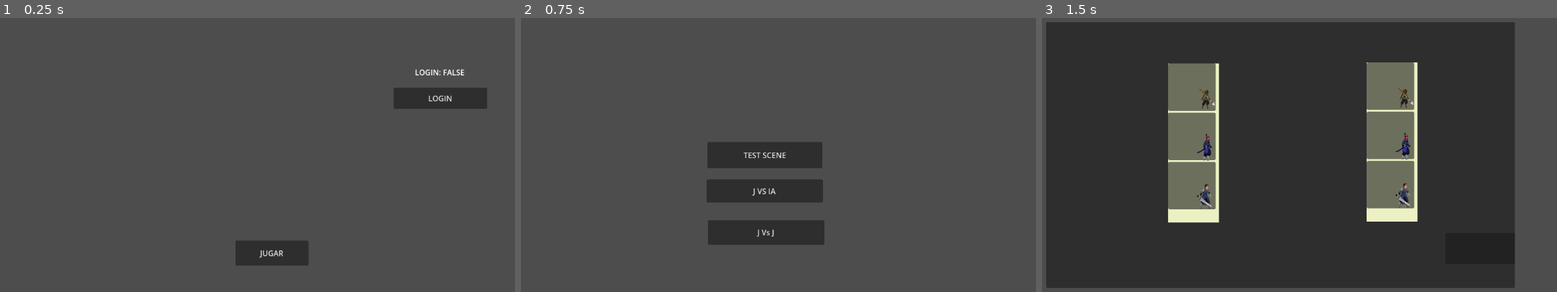
Above: before the commit, frames 1-3 (left to right).
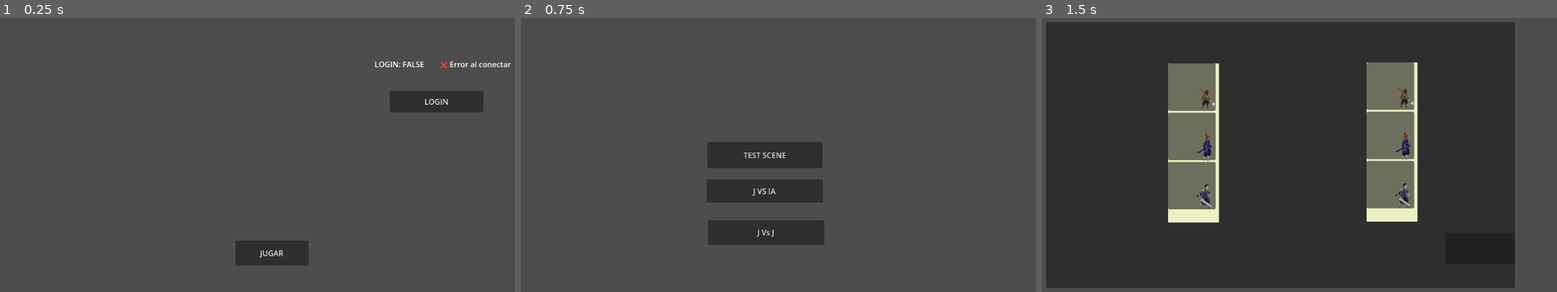
Above: after the commit, the same moments.

Repository: Juanmiinsti/Proyecto-Final
Game: Godot game, scene res://Myassets/Scenes/MainScene/Mainscene.tscn
Same seed, same stepped clock (60 frames per second), same inputs: the game is played once before the commit and once after it.
Inputs:
- Up to frame 1 (0.25 s): no input
- Up to frame 2 (0.75 s): click "JUGAR" at 0.5 s
- Up to frame 3 (1.5 s): click "J Vs J" at 1.25 s

The runs differ from the first frame. In frame 1, 1.0% of the frame differs, in the area x 72-100%, y 15-35%; in frame 2, nothing differs; in frame 3, nothing differs.

Commit message:
Registro de Usuarios en Godot
primeros registros en godot

Diff:
--- a/FightBall/fightball/Myassets/Scenes/MainScene/Mainscene.tscn
+++ b/FightBall/fightball/Myassets/Scenes/MainScene/Mainscene.tscn
@@ -13,17 +13,24 @@
 text = "JUGAR"
 
 [node name="Button2" type="Button" parent="."]
-offset_left = 860.0
-offset_top = 156.0
-offset_right = 1057.0
-offset_bottom = 201.0
+offset_left = 852.0
+offset_top = 163.0
+offset_right = 1049.0
+offset_bottom = 208.0
 text = "LOGIN"
 
+[node name="apiEstatus" type="Label" parent="."]
+offset_left = 958.0
+offset_top = 95.0
+offset_right = 1109.0
+offset_bottom = 123.0
+text = "CONNECTED: FALSE"
+
 [node name="Label" type="Label" parent="."]
-offset_left = 905.0
-offset_top = 112.0
-offset_right = 1022.0
-offset_bottom = 140.0
+offset_left = 820.0
+offset_top = 95.0
+offset_right = 937.0
+offset_bottom = 123.0
 text = "LOGIN: FALSE"
 
 [node name="Camera2D" type="Camera2D" parent="."]
--- a/FightBall/fightball/Myassets/Scenes/MainScene/mainscene.gd
+++ b/FightBall/fightball/Myassets/Scenes/MainScene/mainscene.gd
@@ -4,7 +4,7 @@
 var go_to_RegisterScene=preload("res://Myassets/Scenes/RegisterAndLogin/register.tscn")
 # Called when the node enters the scene tree for the first time.
 func _ready() -> void:
-	pass
+	checkApiStatus()
 
 
 # Called every frame. 'delta' is the elapsed time since the previous frame.
@@ -18,3 +18,21 @@
 
 func _on_button_2_pressed() -> void:
 	get_tree().change_scene_to_packed(go_to_RegisterScene)
+
+
+func checkApiStatus():
+	var http = HTTPRequest.new()
+	add_child(http)
+
+	# Conectar para manejar la respuesta
+	http.connect("request_completed", Callable(self, "_on_ping_response"))
+
+	# Podés usar un endpoint simple tipo `/ping` o `/status`
+	var url = "https://localhost:8080/api/ping"
+	var error = http.request(url)
+	print(error)
+	if error != OK or error==0:
+		print("Error al hacer ping a la API:", error)
+		$apiEstatus.text = "❌ Error al conectar"
+	else:
+		$apiEstatus.text = "Conectado"
--- a/FightBall/fightball/Myassets/Scenes/RegisterAndLogin/register.gd
+++ b/FightBall/fightball/Myassets/Scenes/RegisterAndLogin/register.gd
@@ -27,4 +27,5 @@
 
 func _on_button_pressed() -> void:
 	if checkEdits() and checkPassword():
-		pass
+		print('enviando usuarios')
+		PlayerInfo.registerUser($Username.text,$Password.text)
--- a/FightBall/fightball/Myassets/Scenes/RegisterAndLogin/register.tscn
+++ b/FightBall/fightball/Myassets/Scenes/RegisterAndLogin/register.tscn
@@ -7,6 +7,10 @@
 anchors_preset = 15
 anchor_right = 1.0
 anchor_bottom = 1.0
+offset_left = 3.0
+offset_top = -2.0
+offset_right = 3.0
+offset_bottom = -2.0
 grow_horizontal = 2
 grow_vertical = 2
 script = ExtResource("1_p3rvw")
@@ -19,12 +23,14 @@
 offset_bottom = 148.0
 
 [node name="Password" type="TextEdit" parent="."]
+layout_mode = 0
 offset_left = 103.0
 offset_top = 164.0
 offset_right = 315.0
 offset_bottom = 219.0
 
 [node name="ConfirmPassword" type="TextEdit" parent="."]
+layout_mode = 0
 offset_left = 103.0
 offset_top = 238.0
 offset_right = 315.0
@@ -45,4 +51,7 @@
 offset_bottom = 55.0
 text = "REGISTER"
 
+[node name="Camera2D" type="Camera2D" parent="."]
+position = Vector2(240, 204)
+
 [connection signal="pressed" from="Button" to="." method="_on_button_pressed"]
--- a/FightBall/fightball/PlayerInfo.gd
+++ b/FightBall/fightball/PlayerInfo.gd
@@ -12,3 +12,25 @@
 # Called every frame. 'delta' is the elapsed time since the previous frame.
 func _process(delta: float) -> void:
 	pass
+
+
+func registerUser(username: String, password: String) -> void:
+	var http = HTTPRequest.new()
+	add_child(http)
+
+	# Conectamos la señal para saber si se completó
+	http.connect("request_completed", Callable(self, "_on_register_request_completed"))
+
+	var url = "http://localhost:8080/api/user"  # <-- Cambiá esto por la URL real
+
+	var headers = ["Content-Type: application/json"]
+	var body = {
+		"name": username,
+		"password": password
+	}
+	var json_body = JSON.stringify(body)
+
+	var error = http.request(url, headers, HTTPClient.METHOD_POST, json_body)
+
+	if error != OK:
+		print("Error al enviar la solicitud de registro:", error)
Not shown, added: FightBall/fightball/export_presets.cfg
Not shown, added: Database/proyectoFinal/src/main/java/com/example/proyectoFinal/controller/UserController.java
Not shown, added: Database/proyectoFinal/src/main/java/com/example/proyectoFinal/service/User/IUserService.java
Not shown, added: Database/proyectoFinal/src/main/java/com/example/proyectoFinal/service/User/UserService.java
